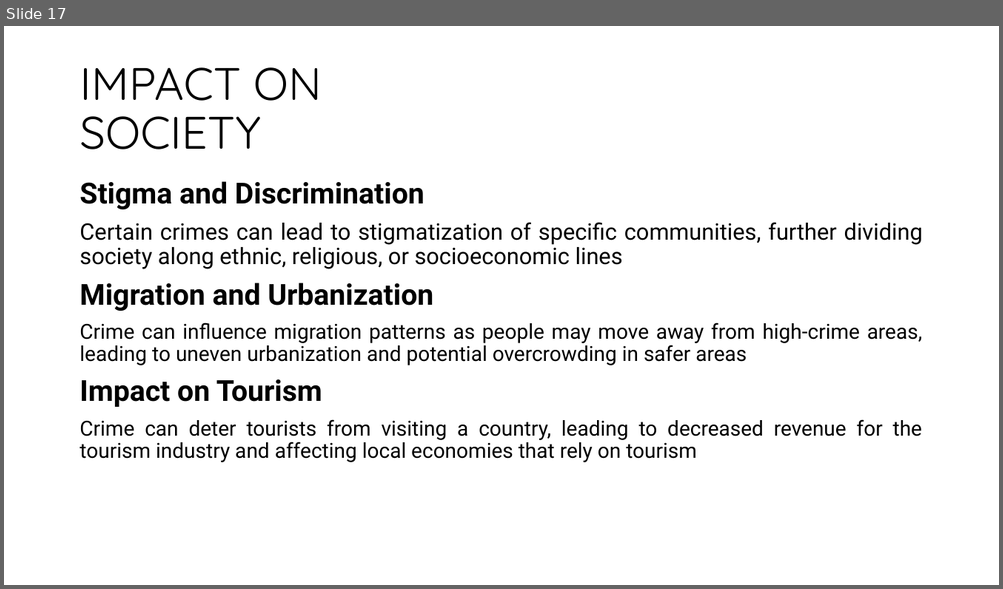
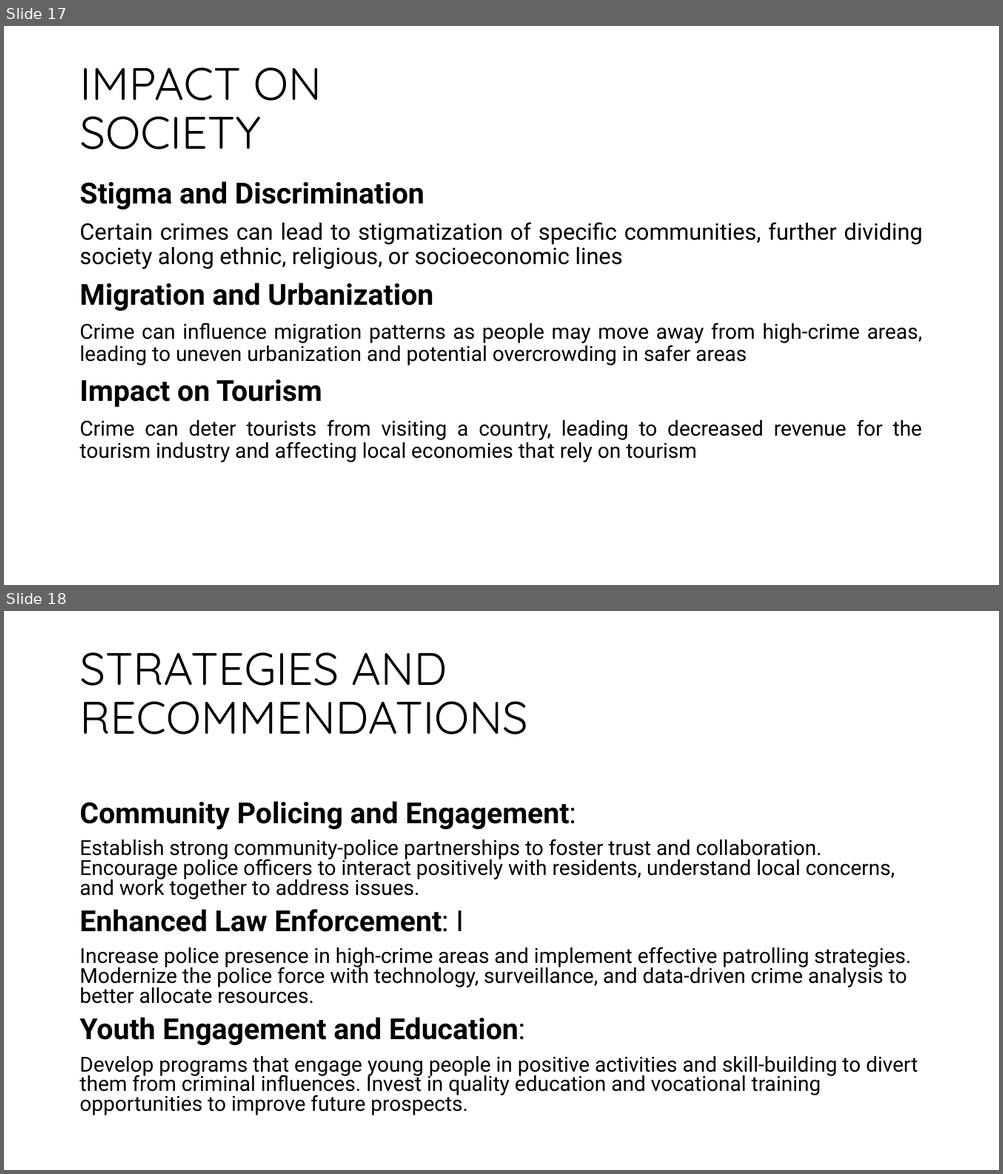
Before and after one commit to Tishat2247019/SUMMER-22-23, a slide deck: BGS/FINAL PRESENTATION/CRIME IN DHAKA CITY.pptx. Shown one above the other, each under a label of ours: slide 17 before the commit, slides 17 and 18 after it. The pictures are 1003x589 and 1003x1174 pixels, drawn with LibreOffice and Linux fonts; fonts in the diff are those of the drawing. Boxes give left, top, right and bottom in pixels: in the first picture for what was removed or moved away, otherwise in the second. Text is boxed around its words. In the diff, an @@ line names an element or a change of style, - is before the commit and + after.

Commit message:
added strategies and recomm.

```diff
--- a/BGS/FINAL PRESENTATION/CRIME IN DHAKA CITY.pptx
+++ b/BGS/FINAL PRESENTATION/CRIME IN DHAKA CITY.pptx
@@ slide 18 added at box(4, 611, 999, 1170), background #FFFFFF @@
@@ title added at box(79, 652, 527, 735), 44 pt, text #000000 @@
+STRATEGIES AND RECOMMENDATIONS
@@ text added at box(79, 801, 917, 1116), 20 pt, text #000000 @@
+Community Policing and Engagement:
+Establish strong community-police partnerships to foster trust and collaboration. Encourage police officers to interact positively with residents, understand local concerns, and work together to address issues.
+Enhanced Law Enforcement: I
+Increase police presence in high-crime areas and implement effective patrolling strategies. Modernize the police force with technology, surveillance, and data-driven crime analysis to better allocate resources.
+Youth Engagement and Education:
+Develop programs that engage young people in positive activities and skill-building to divert them from criminal influences. Invest in quality education and vocational training opportunities to improve future prospects.
```
Also in this commit, not shown: 4 other slides added.
